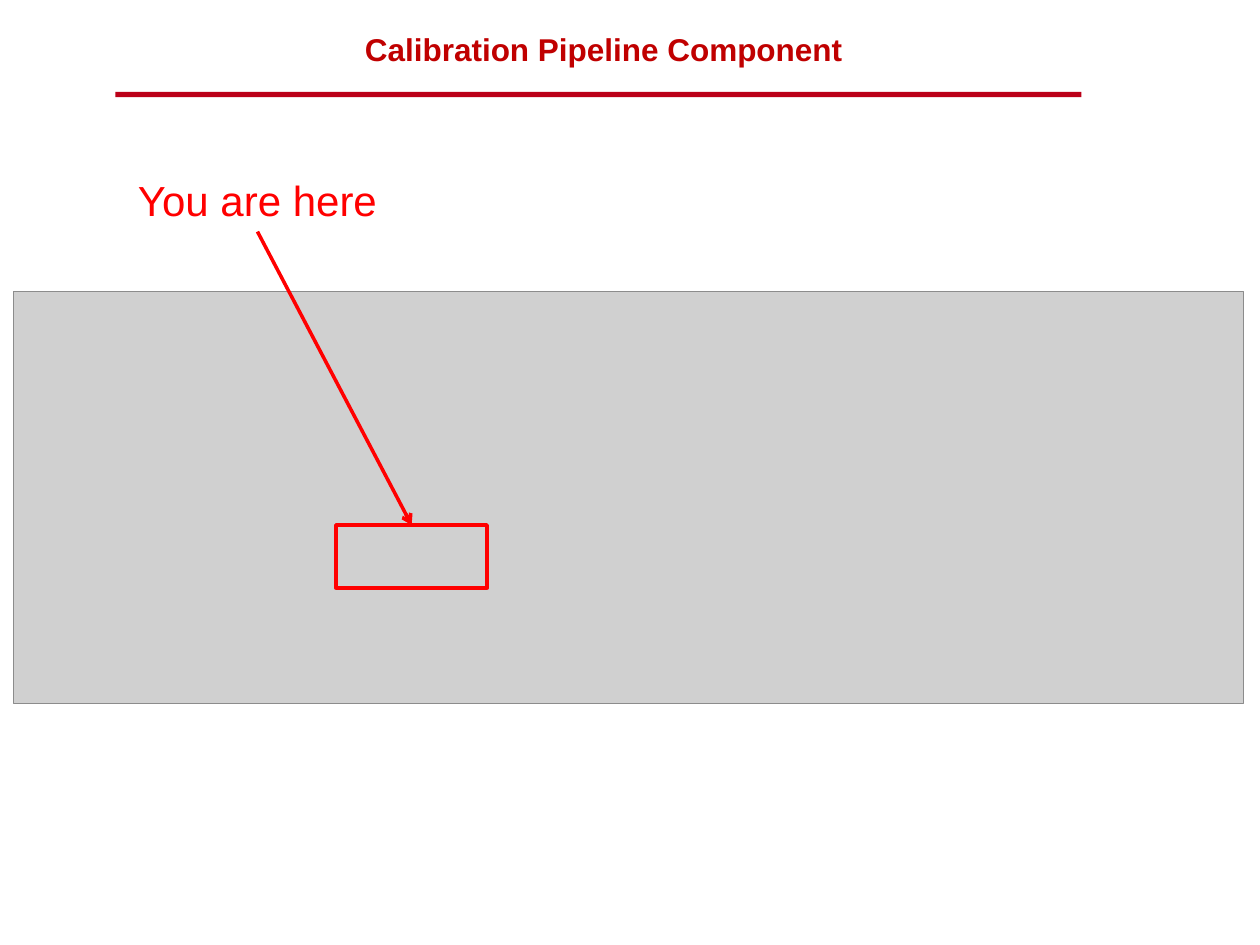
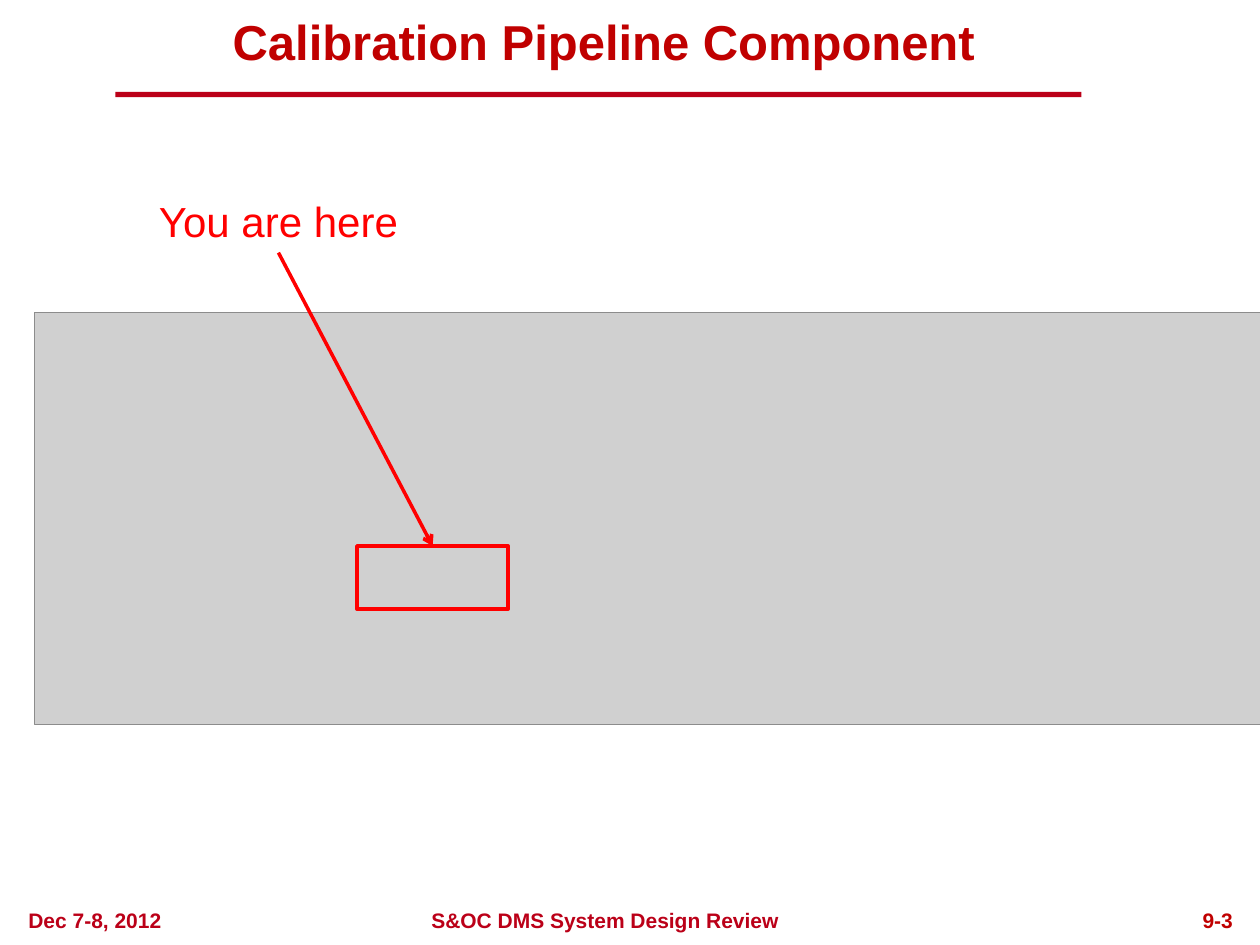
Before and after one commit to spacetelescope/crds, a slide deck: slide 2 of docs/DMS_SDR2_09_CRDS_final.pptx. Drawn at 1260x945 pixels with LibreOffice and Linux fonts; fonts in the diff are those of the drawing; grey boxes stand for pictures; background and template pictures are left out. Boxes give left, top, right and bottom in pixels: in the first picture for what was removed or moved away, otherwise in the second. Text is boxed around its words. In the diff, an @@ line names an element or a change of style, - is before the commit and + after.

```diff
--- a/docs/DMS_SDR2_09_CRDS_final.pptx
+++ b/docs/DMS_SDR2_09_CRDS_final.pptx
@@ title "Calibration Pipeline Component": place and size @@
-title "Calibration Pipeline Component" at box(365, 38, 842, 67)
+title "Calibration Pipeline Component" at box(233, 24, 975, 70)
@@ title "Calibration Pipeline Component" at box(233, 24, 975, 70): size 18 to 28 pt @@
@@ 1 picture, 1 text, 1 rectangle, 1 arrow: place and size @@
-1 picture, 1 text, 1 rectangle, 1 arrow at box(14, 185, 1244, 703)
+1 picture, 1 text, 1 rectangle, 1 arrow at box(35, 206, 1260, 724)
@@ text added at box(28, 913, 162, 932), 12 pt, text #BB0018, bold @@
+Dec 7-8, 2012
@@ text added at box(431, 912, 778, 933), 12 pt, text #BB0018, bold @@
+S&OC DMS System Design Review
@@ page number added at box(1203, 913, 1233, 929), 12 pt, text #C00000, bold @@
+9-3
```
Also in this commit, not shown: 40 other slides changed, 1 slide added, 1 slide removed.
